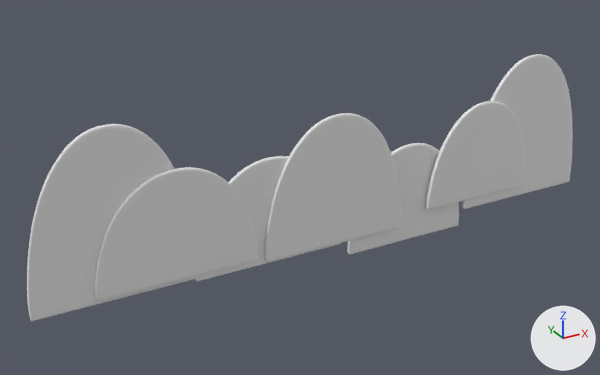
The FBX model Assets/Objects/3D/Cloud.FBX as it was, and as the next commit left it.
The view is the same before and after, from a 50 mm lens placed at (-7.5, -10.64, 6.59), pointed at (-1.17, 0.87, 0.83). Arrows for +X, +Y and +Z are at lower right; the lights stay in place. Where no turn or scale is listed for an object, it has been applied to the vertices.
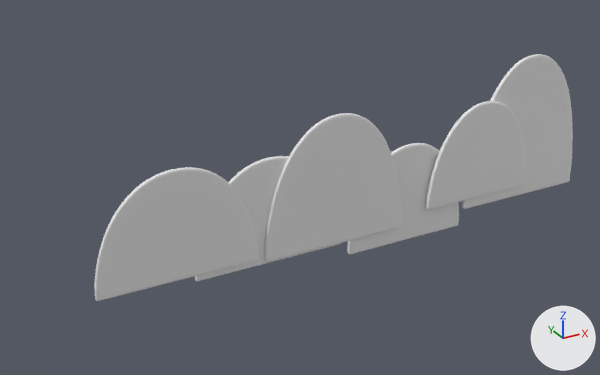
Location of each change, [x1, y1, x2, y2] in pixels of the pictures (600 x 375 px):
'Box009', deleted: before [27, 124, 202, 321]

Patch to the scene script:
```diff
--- a/Assets/Objects/3D/Cloud.FBX.py
+++ b/Assets/Objects/3D/Cloud.FBX.py
@@ ob_box009 @@
-ob_box009 = bpy.data.objects.new('Box009', me_mesh)
-ob_box009.location = (-2.0, 0.57, 0.15)
```
